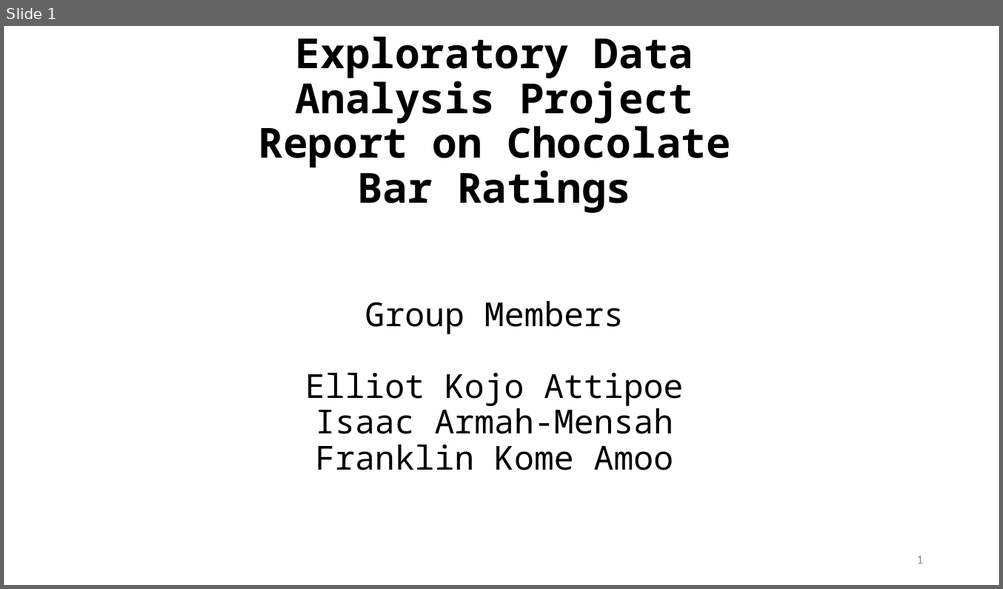
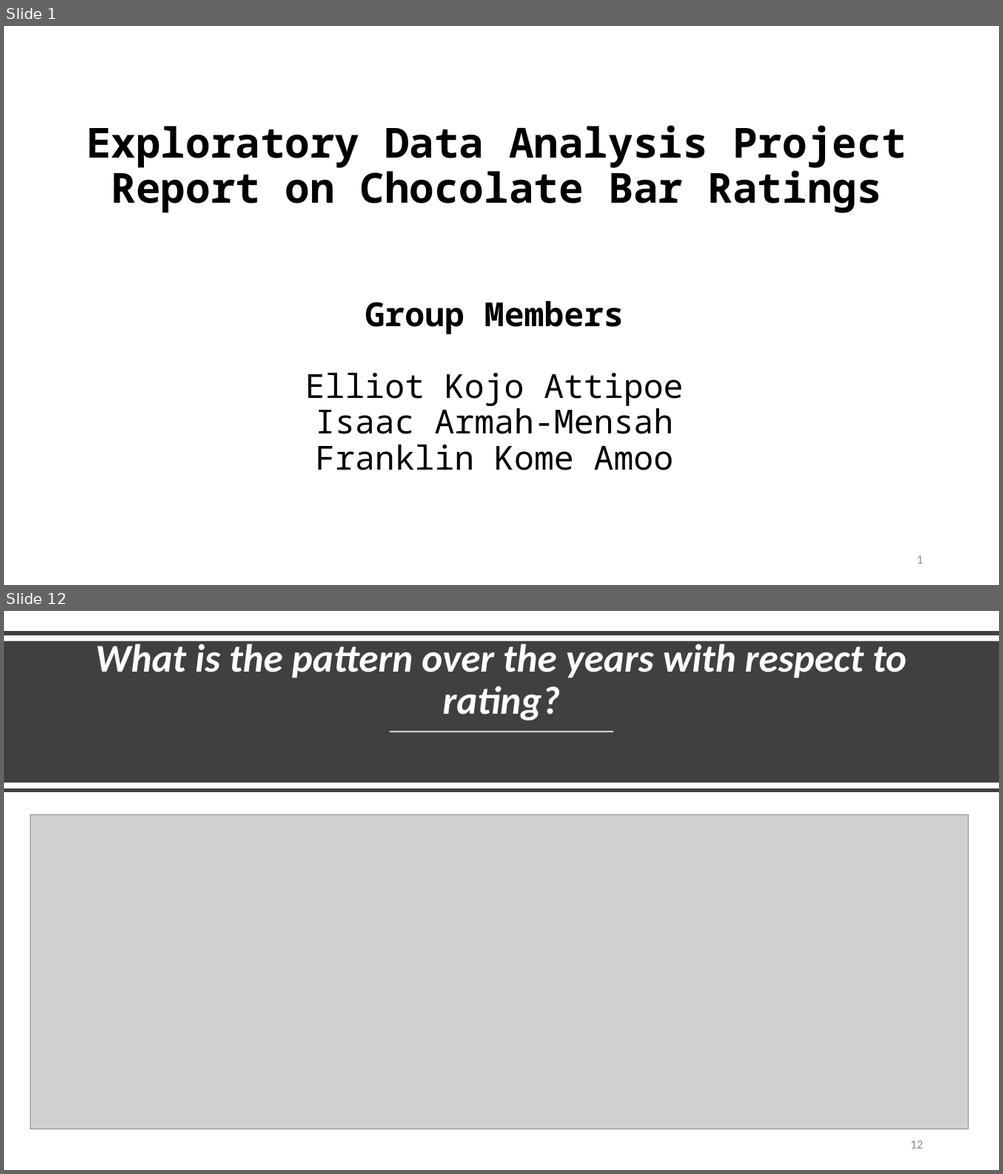
Before and after one commit to iamensah/Exploratory-Data-Analysis, a slide deck: EDA on Flavour of Cacao.pptx. Shown one above the other, each under a label of ours: slide 1 before the commit, slides 1 and 12 after it; the slides between them are not shown. The pictures are 1003x589 and 1003x1174 pixels, drawn with LibreOffice and Linux fonts; fonts in the diff are those of the drawing; grey boxes stand for pictures. Boxes give left, top, right and bottom in pixels: in the first picture for what was removed or moved away, otherwise in the second. Text is boxed around its words. In the diff, an @@ line names an element or a change of style, - is before the commit and + after.

```diff
--- a/EDA on Flavour of Cacao.pptx
+++ b/EDA on Flavour of Cacao.pptx
@@ slide 12 added at bbox=[4, 611, 999, 1170], background #FFFFFF @@
@@ line added from (4, 633) to (999, 633), #404040 4 pt @@
@@ rectangle added at bbox=[4, 641, 999, 783], fill #404040 @@
@@ title added at bbox=[95, 639, 906, 721], 38 pt, text #FFFFFF, bold, italic @@
+What is the pattern over the years with respect to rating?
@@ line added from (390, 732) to (614, 732), #FFFFFF 1.5 pt @@
@@ line added from (4, 791) to (999, 791), #404040 4 pt @@
@@ picture added at bbox=[30, 815, 968, 1129] @@
@@ page number added at bbox=[910, 1141, 922, 1149], 12 pt, text #8C8C8C @@
+12
@@ slide 1 changed as well @@
@@ title "Exploratory Data Analysis Project Report ..." rewrapped from bbox=[259, 36, 731, 213] to bbox=[86, 125, 906, 213] @@
@@ subtitle at bbox=[365, 301, 623, 335]: bold on in "Group Members" @@
```
Also in this commit, not shown: 6 other slides changed, 8 other slides added, 1 slide removed, 4 other files.
